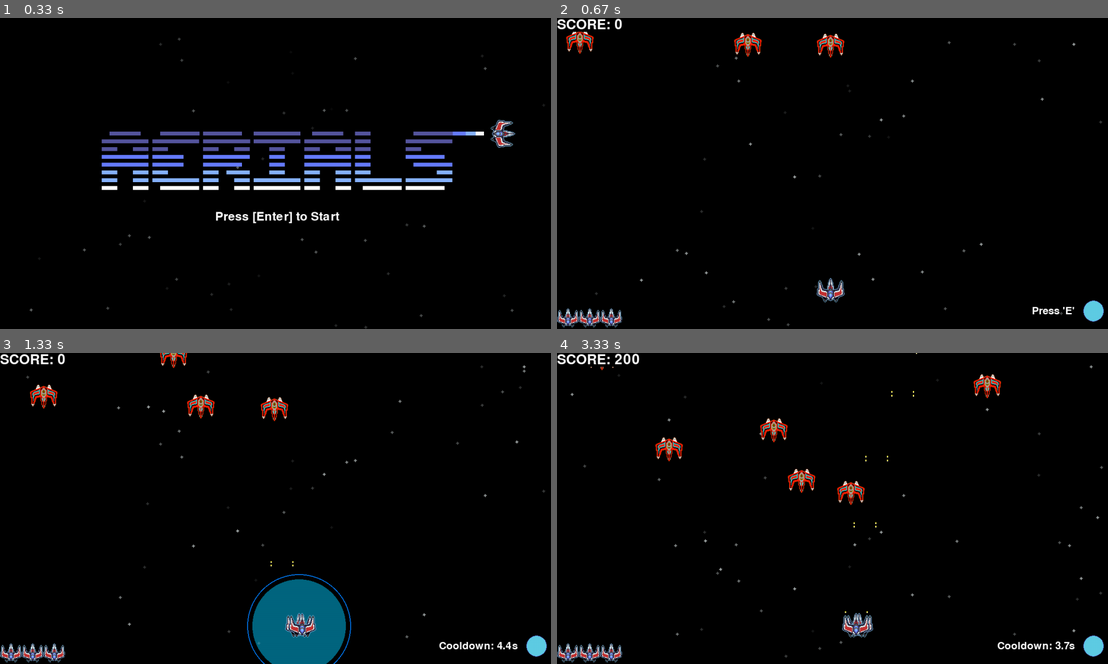
Above: before the commit, frames 1-4 (two rows, left to right).
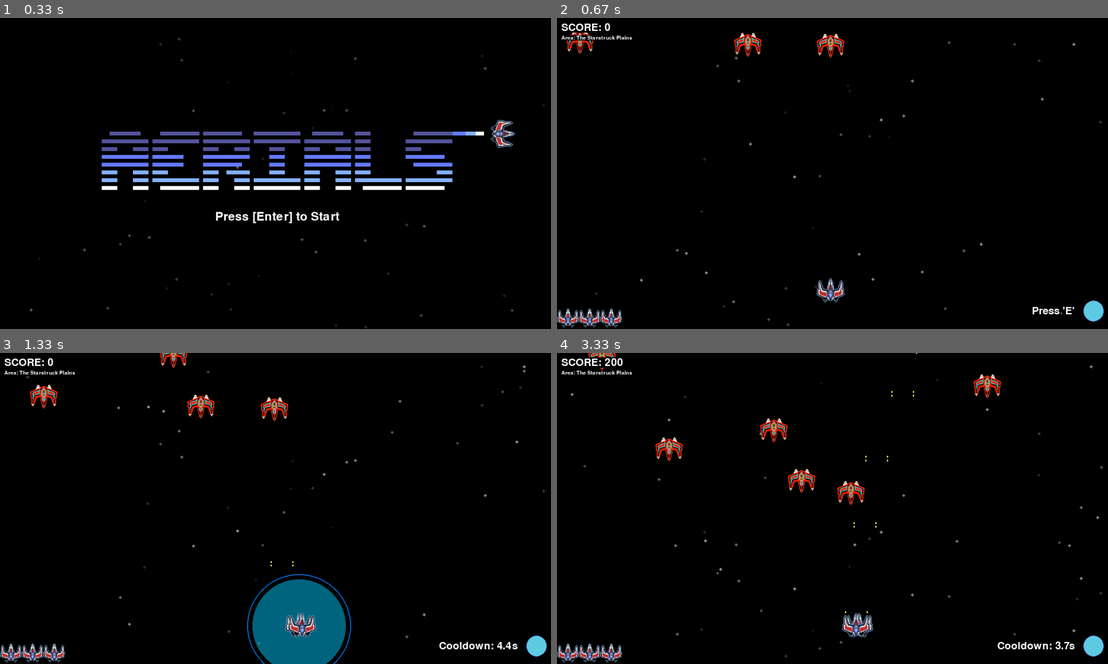
Above: after the commit, the same moments.

Repository: woelffer/gamedemo
Game: pygame game, started from pygamedemo.py
The game is run twice, just before and just after one commit, with the same random seed, the same clock (stepped at 60 frames per second) and the same inputs.
Inputs:
- Up to frame 1 (0.33 s): no input
- Up to frame 2 (0.67 s): tap Enter at 0.33 s
- Up to frame 3 (1.33 s): tap E at 0.67 s; hold D from 1 s (still down); tap Space at 1.07 s
- Up to frame 4 (3.33 s): tap Space at 1.37, 1.57, 1.9, 2.2, 2.4, 2.7, 2.97, 3.3 s; release D at 1.47 s; hold W 1.5-1.8 s; hold D 1.83-2.3 s; tap E at 1.98 s; hold A 2.33-2.87 s; hold S 2.9-3.2 s; hold A from 3.23 s (still down)

Frame 1 is identical in both runs. In frame 2, 0.4% of the frame differs, in the area x 0-14%, y 0-8%; in frame 3, 0.4%; in frame 4, 0.5%, in the area x 0-15%, y 0-8%.

Commit message:
Added the use of HUD classes and moved relevant assets/variables to HUD. Beginning ideas for Levels class and draw lives from HUD still need work

Diff:
--- /dev/null
+++ b/HUD.py
@@ -0,0 +1,83 @@
+import pygame
+
+class HUD:
+    def __init__(self):
+        #set some basic colors
+        self.WHITE = (255, 255, 255)
+        self.BLACK = (0, 0, 0)
+        #set Score, score rect, levelname display rect:
+        self.score_rect_pos = []
+        self.score_rect = []
+        self.levelName = ''
+        self.levelName_rect = []
+        self.score = 0
+        self.remaining_lives = 3
+        self.lives_rect_pos = []
+        #Load ability icon
+        self.circle_ability_icon = pygame.image.load("assets/circle.png")
+        self.circle_ability_icon = pygame.transform.scale(self.circle_ability_icon, (64, 64))
+        #load lives icon
+        self.lives_img = pygame.image.load("assets/Spaceship.png")
+        self.lives_img = pygame.transform.scale(self.lives_img, (50, 50))
+        #Load fonts for texts
+        self.ability_font = pygame.font.Font('freesansbold.ttf', 24)
+        self.score_font = pygame.font.Font('freesansbold.ttf', 24)
+        self.levelName_font = pygame.font.Font('freesansbold.ttf', 12)
+
+    def draw_abilities(self, screen, player):
+        screen_width, screen_height = screen.get_size()
+        padding = 10  # Padding from the edges
+        icon_size = 64  # Size of the ability icon
+
+        # Calculate positions
+        circle_icon_pos = (screen_width - icon_size - padding, screen_height - icon_size - padding)
+
+        # Draw ability icon
+        screen.blit(self.circle_ability_icon, circle_icon_pos)
+
+        # Draw text next to the ability icon
+        current_time = pygame.time.get_ticks() / 1000  # Convert to seconds
+        cooldown_remaining = max(0, player.ability_cooldown - (current_time - player.last_ability_use_time))
+        if cooldown_remaining > 0:
+            text_surface = self.ability_font.render(f"Cooldown: {cooldown_remaining:.1f}s", True, (255, 255, 255))
+        else:
+            text_surface = self.ability_font.render("Press 'E'", True, (255, 255, 255))
+        text_rect = text_surface.get_rect()
+        text_rect.right = circle_icon_pos[0] - padding
+        text_rect.centery = circle_icon_pos[1] + icon_size // 2
+        screen.blit(text_surface, text_rect)
+
+    def update_score(self):
+        self.score += 200
+
+    def draw_score(self, screen):
+        screen_width, screen_height = screen.get_size()
+        padding = 10
+
+        #calculate positions
+        self.score_rect_pos = screen_width - screen_width + padding, screen_height - screen_height + padding
+        #return the render
+        return self.score_font.render('SCORE: ' + str(self.score), True, self.WHITE, self.BLACK)
+
+
+    #idea to have level names instead of numbers can also be used later to make sure we are "stepping into the right levels" by passing thru HUD class
+    def draw_levelName(self, screen, level_name):
+        screen_width, screen_height = screen.get_size()
+        pad_x = 10
+        pad_y = 40
+
+        #calculate postions
+        self.levelName_rect = screen_width - screen_width + pad_x, screen_height - screen_height + pad_y
+        #return the render
+        return self.levelName_font.render('Area: ' + str(level_name), True, self.WHITE, self.BLACK)
+
+
+
+    def draw_lives(self, screen, lives):
+        screen_width, screen_height = screen.get_size()
+        pad_x = 10
+        pad_y = 10
+
+        self.lives_rect_pos = screen_height - screen_width, screen_height - screen_width
+        #calc positions
+        #draw lives
--- /dev/null
+++ b/Levels.py
@@ -0,0 +1,25 @@
+import pygame
+
+
+
+
+
+
+class Levels(object):
+    def __init__(self):
+
+
+    pass
+
+
+    def TitleScreen():
+        pass
+
+    def EndScreen():
+        pass
+
+    def Stepper():
+        pass
+
+    def LevelOne():
+        pass
--- a/pygamedemo.py
+++ b/pygamedemo.py
@@ -4,6 +4,7 @@
 import Star
 import Enemy
 import Lives
+import HUD
 import random
 import math
 from pygame import mixer
@@ -21,43 +22,10 @@
 #LOad title screen image
 title_screen_img = pygame.image.load('assets/Title_Screen_nobg.png')
 
-#Load ability icon
-circle_ability_icon = pygame.image.load("assets/circle.png")
-circle_ability_icon = pygame.transform.scale(circle_ability_icon, (64, 64))
-
-#Load font for text
-ability_font = pygame.font.Font('freesansbold.ttf', 24)
-
-def draw_abilities(screen):
-    screen_width, screen_height = screen.get_size()
-    padding = 10
-    icon_size = 64
-
-    # Calculate positions
-    circle_icon_pos = (screen_width - icon_size - padding, screen_height - icon_size - padding)
-
-    # Draw ability icons
-    screen.blit(circle_ability_icon, circle_icon_pos)
-
-    #Draw test next to ability
-    text_surface = ability_font.render("Press 'E'", True, (255, 255, 255))
-    text_rect = text_surface.get_rect()
-    text_rect.right = circle_icon_pos[0] - padding
-    text_rect.centery = circle_icon_pos[1] + icon_size // 2
-    screen.blit(text_surface, text_rect)
-
-# Colors
-white = (255, 255, 255)
-black = (0, 0, 0)
-score = 0
-
-font = pygame.font.Font('freesansbold.ttf', 32)
-
-def update_score_text():
-    return font.render('SCORE: ' + str(score), True, white, black)
-
-text = update_score_text()
-textRect = text.get_rect()
+
+#Initialize HUD
+HUD_model = HUD.HUD()
+
 
 #Initialize Player
 player_model = Player.Player()
@@ -102,7 +70,7 @@
 
 # Load font for the title screen prompt
 prompt_font = pygame.font.Font('freesansbold.ttf', 28)
-prompt_text = prompt_font.render('Press [Enter] to Start', True, white)
+prompt_text = prompt_font.render('Press [Enter] to Start', True, HUD_model.WHITE)
 prompt_rect = prompt_text.get_rect(center=(screen_width // 2, screen_height // 2 + 100))
 
 #Title Screen Loop
@@ -138,29 +106,6 @@
 
     clock.tick(60)
 
-# Function to draw abilities in the bottom right corner
-def draw_abilities(screen, player):
-    screen_width, screen_height = screen.get_size()
-    padding = 10  # Padding from the edges
-    icon_size = 64  # Size of the ability icon
-
-    # Calculate positions
-    circle_icon_pos = (screen_width - icon_size - padding, screen_height - icon_size - padding)
-
-    # Draw ability icon
-    screen.blit(circle_ability_icon, circle_icon_pos)
-
-    # Draw text next to the ability icon
-    current_time = pygame.time.get_ticks() / 1000  # Convert to seconds
-    cooldown_remaining = max(0, player.ability_cooldown - (current_time - player.last_ability_use_time))
-    if cooldown_remaining > 0:
-        text_surface = ability_font.render(f"Cooldown: {cooldown_remaining:.1f}s", True, (255, 255, 255))
-    else:
-        text_surface = ability_font.render("Press 'E'", True, (255, 255, 255))
-    text_rect = text_surface.get_rect()
-    text_rect.right = circle_icon_pos[0] - padding
-    text_rect.centery = circle_icon_pos[1] + icon_size // 2
-    screen.blit(text_surface, text_rect)
 
 
 while running:
@@ -172,7 +117,7 @@
 
     #Clear Screen
     screen.fill((0,0,0))
-    #draw_abilities(screen)
+
 
     #Update and draw the player's circle
     player_model.update_circle(dt)
@@ -185,7 +130,8 @@
 
     #Draw Players
     screen.blit(player_model.player_img, (player_model.pos_x, player_model.pos_y))
-
+    #Draw HUD calls below
+    HUD_model.draw_abilities(screen, player_model)
 
     #screen.blit(enemy_model.enemy_img, (enemy_model.pos_x, enemy_model.pos_y))
 
@@ -245,11 +191,9 @@
     enemies_to_remove = set()
     bullets_to_remove = set()
 
-    #Draw abilities in the bottom right corner
-    draw_abilities(screen, player_model)
-
-
-    speed_factor = 1 + (score // 5000) * 0.5  # Increase speed by 50% for every 5000 points
+
+
+    speed_factor = 1 + (HUD_model.score // 5000) * 0.5  # Increase speed by 50% for every 5000 points
     for enemy in enemies:
         enemy.increase_speed(speed_factor)
 
@@ -290,13 +234,13 @@
         enemy.play_sound()
         enemy.sound_played = True #Set flag to indicat the sound has been playedS
         enemies.remove(enemy)
-        score += 200
-        text = update_score_text()
+        HUD_model.update_score()
+
     for bullet in bullets_to_remove:
         bullets.remove(bullet)
 
 
-    # Move and update enemies
+    # Move and update enemies/lives/bullets/score
     for enemy in enemies:
         enemy.move_towards_player(player_model, dt)
         enemy.update()
@@ -310,8 +254,9 @@
     for bullet in bullets:
         screen.blit(bullet.bullet_img, (bullet.pos_x, bullet.pos_y))
 
-
-    screen.blit(text, textRect)
+    #draw the score and level name from HUD class
+    screen.blit(HUD_model.draw_score(screen), HUD_model.score_rect_pos)
+    screen.blit(HUD_model.draw_levelName(screen, 'The Starstruck Plains'), HUD_model.levelName_rect)
 
     pygame.display.flip()
 
